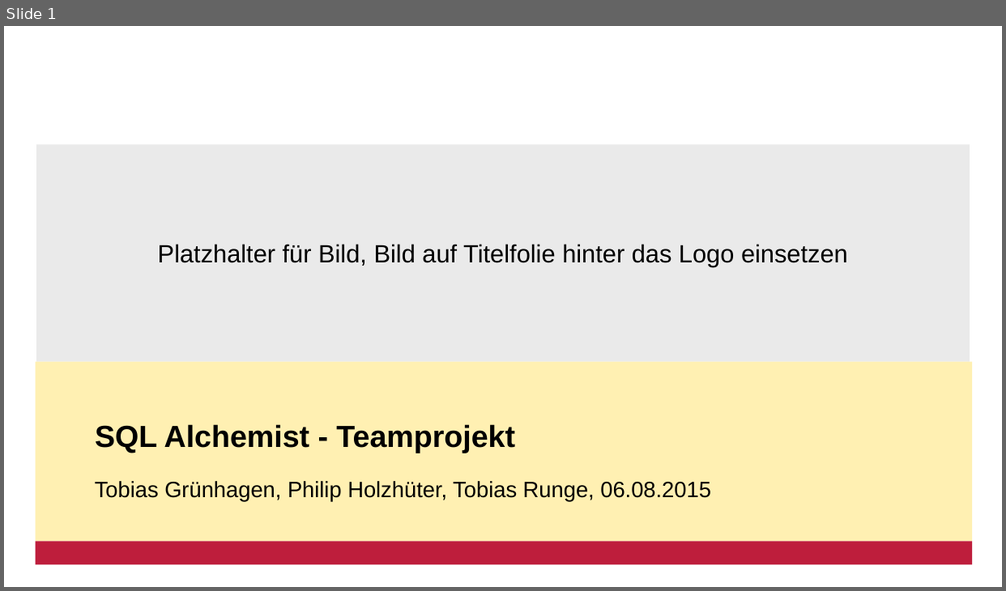
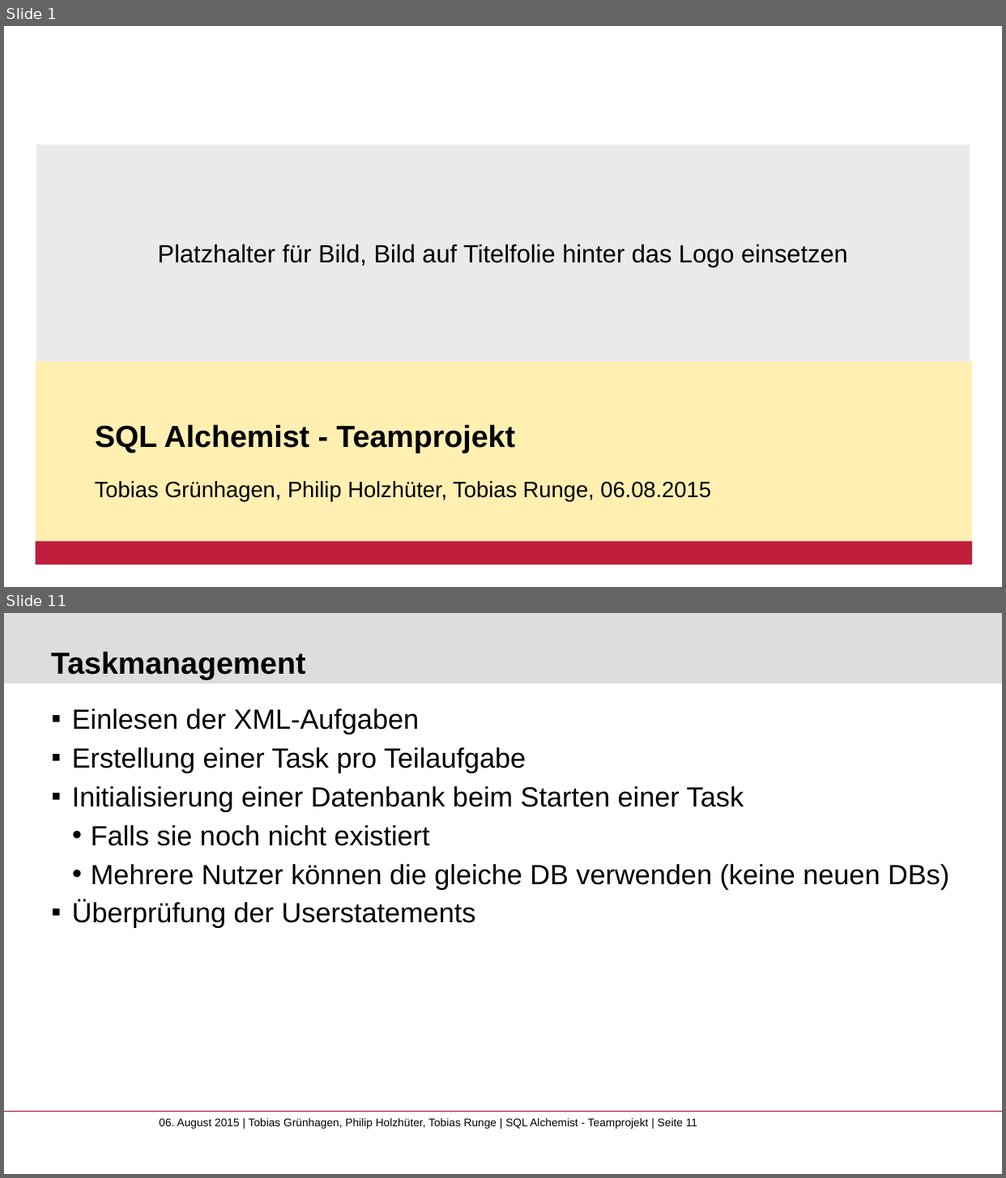
Before and after one commit to ifis-tu-bs/SQL-Alchemist-Teamprojekt, a slide deck: docs/Präsentation_SQL Alchemist Teamprojekt_Tobias Grünhagen_Philip Holzhüter_Tobias Runge.pptx. Shown one above the other, each under a label of ours: slide 1 before the commit, slides 1 and 11 after it; the slides between them are not shown. The pictures are 1006x591 and 1006x1178 pixels, drawn with LibreOffice and Linux fonts; fonts in the diff are those of the drawing; background and template pictures are left out. Boxes give left, top, right and bottom in pixels: in the first picture for what was removed or moved away, otherwise in the second. Text is boxed around its words. In the diff, an @@ line names an element or a change of style, - is before the commit and + after.

```diff
--- a/docs/Präsentation_SQL Alchemist Teamprojekt_Tobias Grünhagen_Philip Holzhüter_Tobias Runge.pptx
+++ b/docs/Präsentation_SQL Alchemist Teamprojekt_Tobias Grünhagen_Philip Holzhüter_Tobias Runge.pptx
@@ slide 11 added at <box>4,613,1002,1174</box>, background #FFFFFF @@
@@ rectangle added at <box>4,613,1002,683</box>, fill #DDDDDD @@
@@ title added at <box>51,651,305,679</box>, 22 pt, text #000000, bold @@
+Taskmanagement
@@ text added at <box>72,709,949,928</box>, 20 pt, text #000000 @@
+  ▪ Einlesen der XML-Aufgaben
+  ▪ Erstellung einer Task pro Teilaufgabe
+  ▪ Initialisierung einer Datenbank beim Starten einer Task
+    • Falls sie noch nicht existiert
+    • Mehrere Nutzer können die gleiche DB verwenden (keine neuen DBs)
+  ▪ Überprüfung der Userstatements
@@ line added from (4, 1112) to (1002, 1112), #BE1E3C 0.75 pt @@
@@ text added at <box>159,1118,697,1129</box>, 8 pt, text #000000 @@
+06. August 2015 | Tobias Grünhagen, Philip Holzhüter, Tobias Runge | SQL Alchemist - Teamprojekt | Seite 11
```
Also in this commit, not shown: 3 slides changed, 18 other slides added, 5 slides removed, 5 other files.
